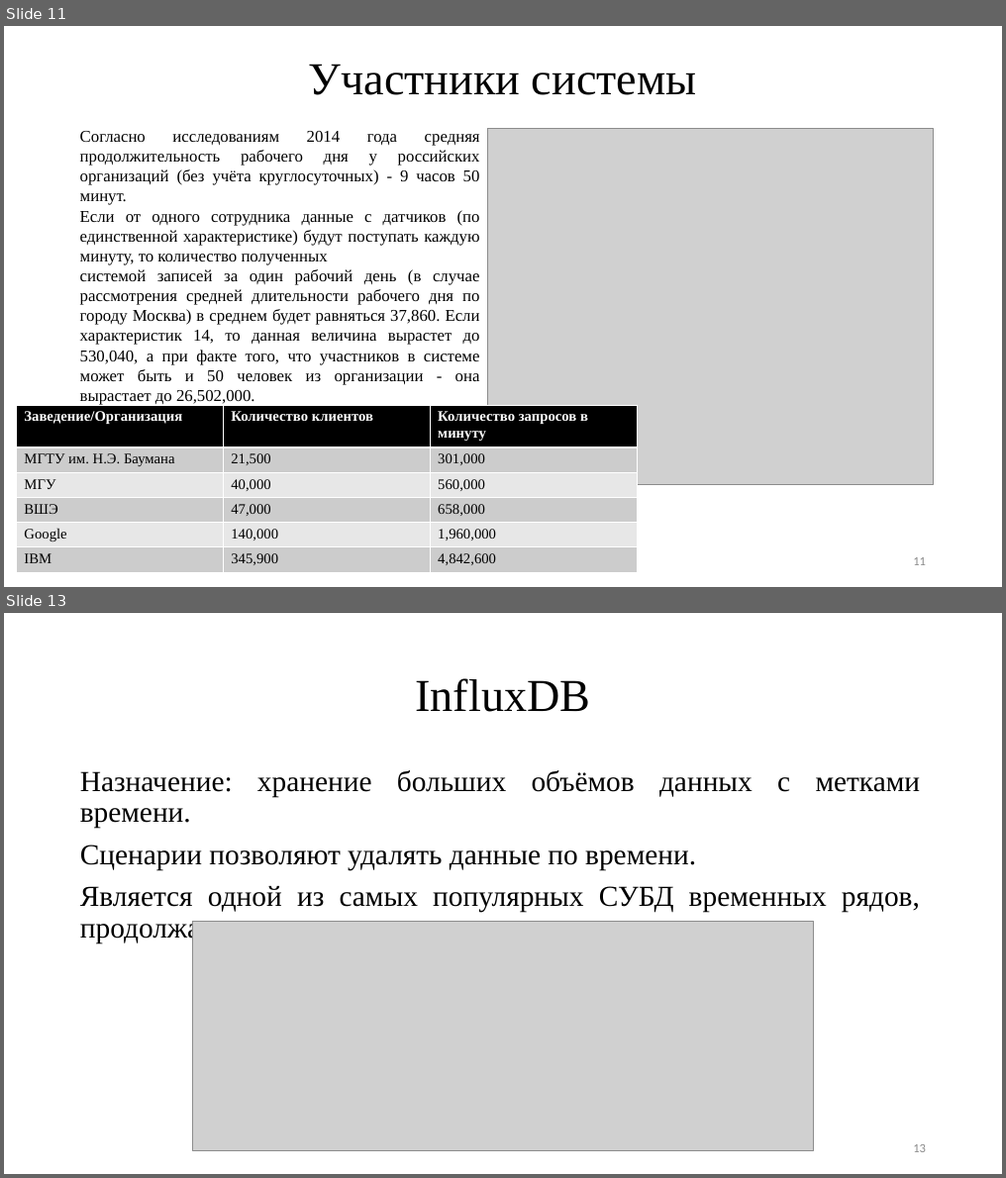
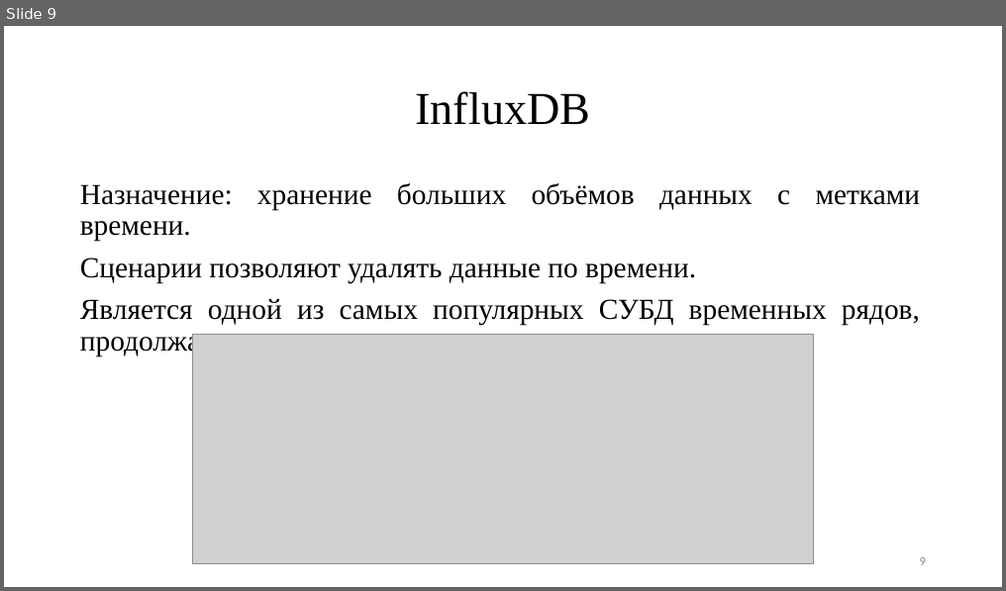
Before and after one commit to TheSawIsTheLaw/NetworkingCoursework, a slide deck: documentation/Presentation/presentation.pptx. Shown one above the other, each under a label of ours: slides 11 and 13 before the commit, slide 9 after it; the slides between them are not shown. The pictures are 1006x1178 and 1006x591 pixels, drawn with LibreOffice and Linux fonts; fonts in the diff are those of the drawing; grey boxes stand for pictures. Boxes give left, top, right and bottom in pixels: in the first picture for what was removed or moved away, otherwise in the second. Text is boxed around its words. In the diff, an @@ line names an element or a change of style, - is before the commit and + after.

```diff
--- a/documentation/Presentation/presentation.pptx
+++ b/documentation/Presentation/presentation.pptx
@@ slide 11 removed at (4,26,1002,587), background #FFFFFF @@
@@ title removed at (309,64,697,95) @@
-Участники системы
@@ text removed at (80,131,480,405) @@
-Согласно исследованиям 2014 года средняя продолжительность рабочего дня у российских организаций (без учёта круглосуточных) - 9 часов 50 минут.
-Если от одного сотрудника данные с датчиков (по единственной характеристике) будут поступать каждую минуту, то количество полученных
-системой записей за один рабочий день (в случае рассмотрения средней длительности рабочего дня по городу Москва) в среднем будет равняться 37,860. Если характеристик 14, то данная величина вырастет до 530,040, а при факте того, что участников в системе может быть и 50 человек из организации - она вырастает до 26,502,000.
@@ picture removed at (487,129,934,485) @@
@@ table removed at (17,405,637,572), 6 rows, 3 columns @@
-Заведение/Организация | Количество клиентов | Количество запросов в минуту
-МГТУ им. Н.Э. Баумана | 21,500 | 301,000
-МГУ | 40,000 | 560,000
-ВШЭ | 47,000 | 658,000
-Google | 140,000 | 1,960,000
-IBM | 345,900 | 4,842,600
@@ page number removed at (913,558,926,566) @@
-11
@@ what was slide 13 is now slide 9 @@
@@ page number at (920,558,926,566): text changed @@
-13
+9
```
Also in this commit, not shown: 2 slides changed, 6 slides added, 9 other slides removed.
